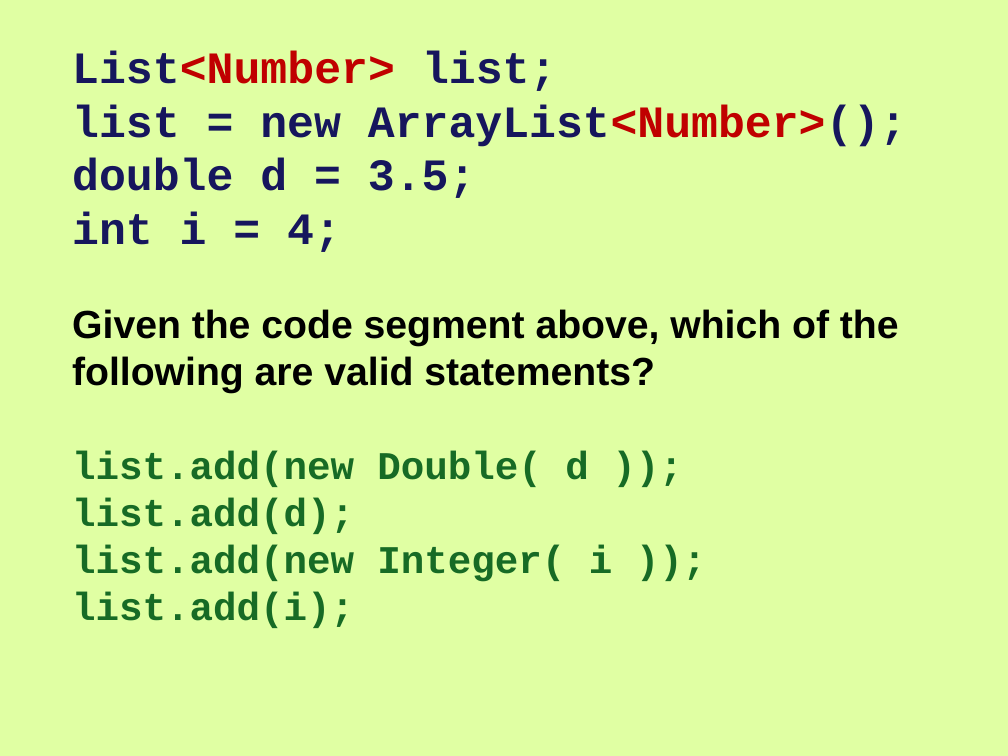
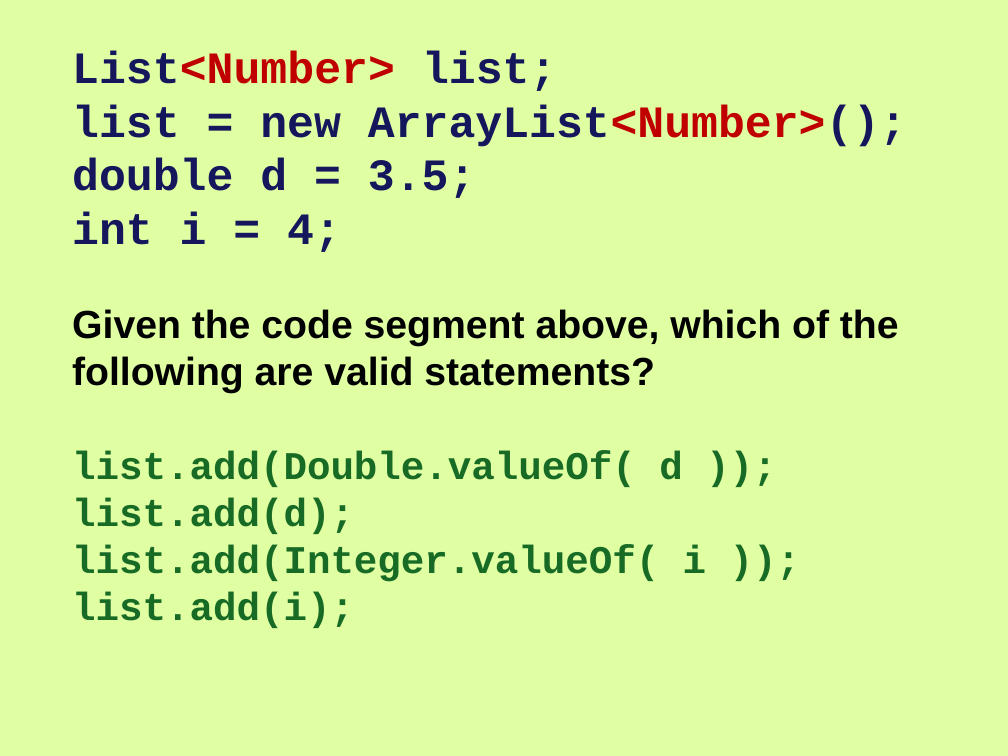
Before and after one commit to Cy-FairCS/cs3, a slide deck: slide 32 of u04b_abstractClasses/notes/_abstract_classes - Day 1.pptx (slide 30 before the commit). Drawn at 1008x756 pixels with LibreOffice and Linux fonts; fonts in the diff are those of the drawing. Boxes give left, top, right and bottom in pixels: in the first picture for what was removed or moved away, otherwise in the second. Text is boxed around its words. In the diff, an @@ line names an element or a change of style, - is before the commit and + after.

```diff
--- a/u04b_abstractClasses/notes/_abstract_classes - Day 1.pptx
+++ b/u04b_abstractClasses/notes/_abstract_classes - Day 1.pptx
@@ text at box(72, 451, 683, 487): text changed @@
-list.add(new Double( d ));
+list.add(Double.valueOf( d ));
@@ text at box(72, 545, 707, 582): text changed @@
-list.add(new Integer( i ));
+list.add(Integer.valueOf( i ));
```
Also in this commit, not shown: 4 other slides changed, 3 slides added, 1 slide removed, 23 other files.
